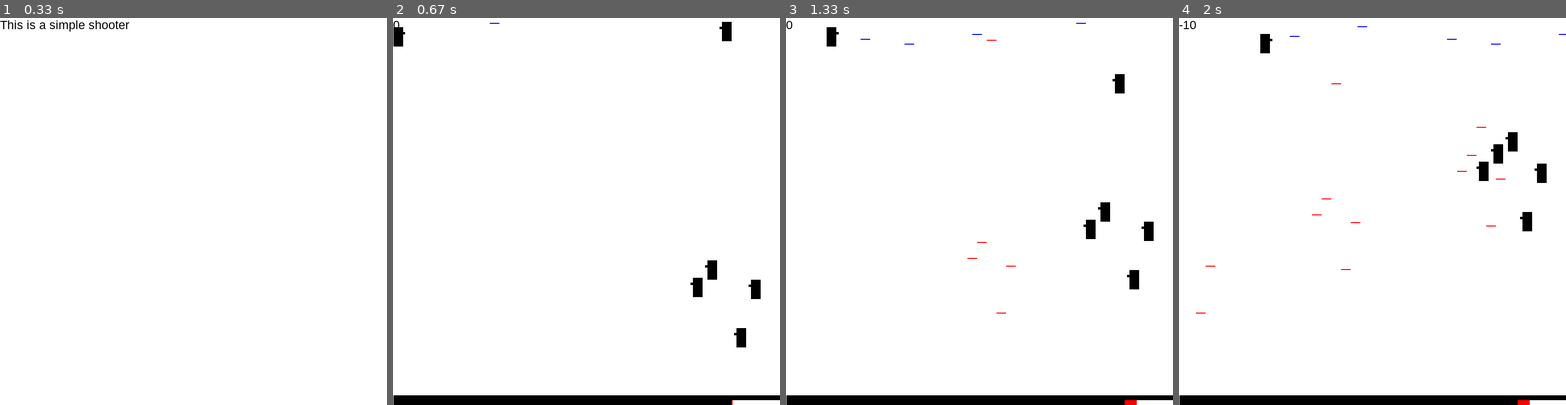
Above: before the commit, frames 1-4 (left to right).
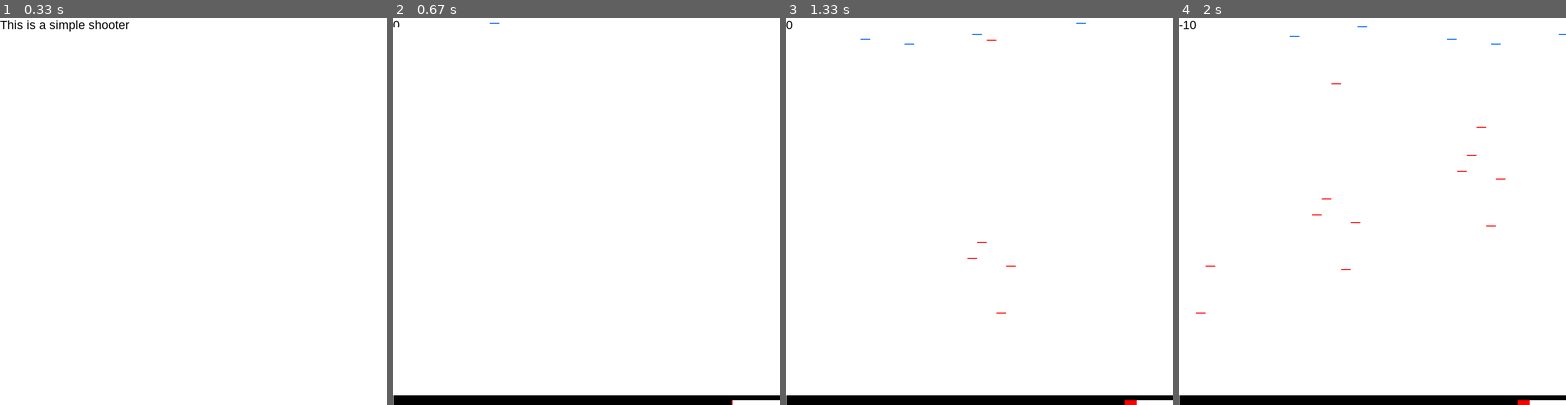
Above: after the commit, the same moments.

Repository: zwang20/SimpleShooter
Game: pygame game, started from project_ss.py
The game is run twice, just before and just after one commit, with the same random seed, the same clock (stepped at 60 frames per second) and the same inputs.
Inputs:
- Up to frame 1 (0.33 s): no input
- Up to frame 2 (0.67 s): tap Space at 0.33 s
- Up to frame 3 (1.33 s): hold D 0.67-1.13 s; tap Space at 0.73, 1.03, 1.23 s; hold W from 1.17 s (still down)
- Up to frame 4 (2 s): release W at 1.47 s; hold D 1.5-1.97 s; tap Space at 1.57, 1.87 s

Frame 1 is identical in both runs. In frame 2, 0.8% of the frame differs, in the area x 0-95%, y 1-86%; in frame 3, 0.8%; in frame 4, 0.8%, in the area x 21-100%, y 2-56%.

Commit message:
color change

Diff:
--- a/project_ss.py
+++ b/project_ss.py
@@ -1,7 +1,7 @@
 # modules
 import pygame
 import time
-from data import *  # Edward this works don't change it 'cause i don't know why
+from data import *
 from sge import *
 
 # loading screen
@@ -44,7 +44,7 @@
 black = (0, 0, 0)
 red = (255, 0, 0)
 green = (0, 255, 0)
-blue = (0, 0, 255)
+blue = (0, 102, 255)
 
 
 sge_clear()
@@ -181,8 +181,8 @@
             self.cooldown -= 1
         if self.y < 560:
             self.y += 1
-        sge_rect(game_display, self.x, self.y, 20, 40)
-        sge_rect(game_display, self.x + 20, self.y + 10, 5, 5)
+        sge_rect(game_display, self.x, self.y, Player.width, Player.height, white)
+        sge_rect(game_display, self.x + Player.width, self.y + Player.height, 5, 5, white)
 
 
 class Enemy:
@@ -216,8 +216,8 @@
         self.y = randint(0, display_height - ground_height - Enemy.height)
 
     def display(self):
-        sge_rect(game_display, self.x, self.y, Enemy.width, Enemy.height)
-        sge_rect(game_display, self.x - 5, self.y + 10, 5, 5)
+        sge_rect(game_display, self.x, self.y, Enemy.width, Enemy.height, white)
+        sge_rect(game_display, self.x - 5, self.y + 10, 5, 5, white)
 
     def move(self): # this now contains enemy ai
         self.y += self.speed if self.dir == "down" else -self.speed
